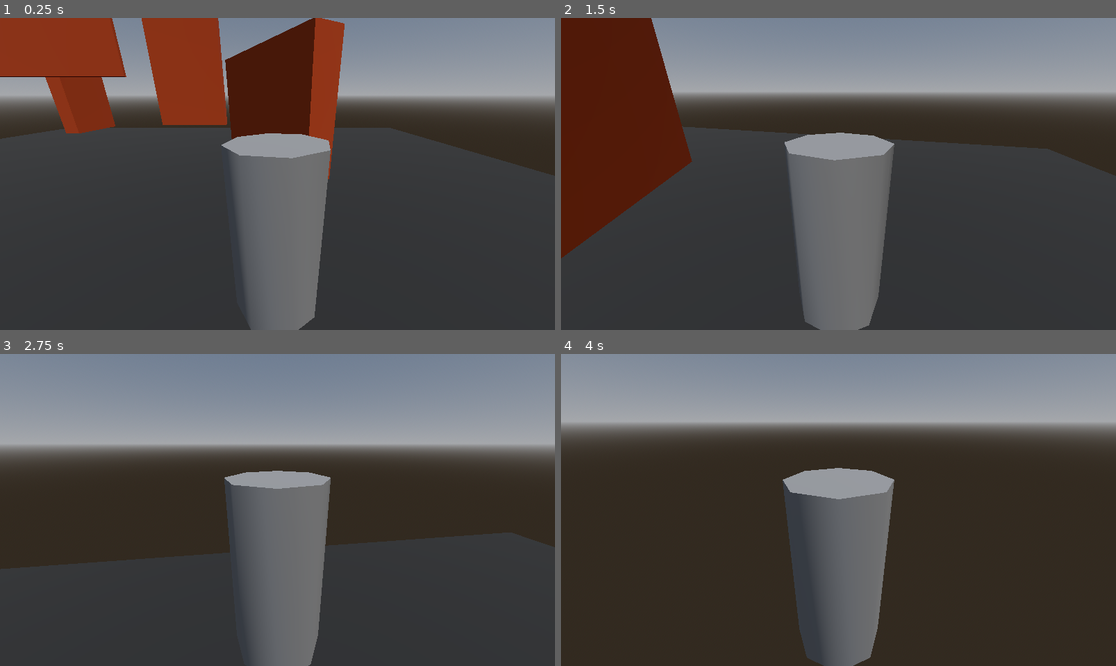
Above: before the commit, frames 1-4 (two rows, left to right).
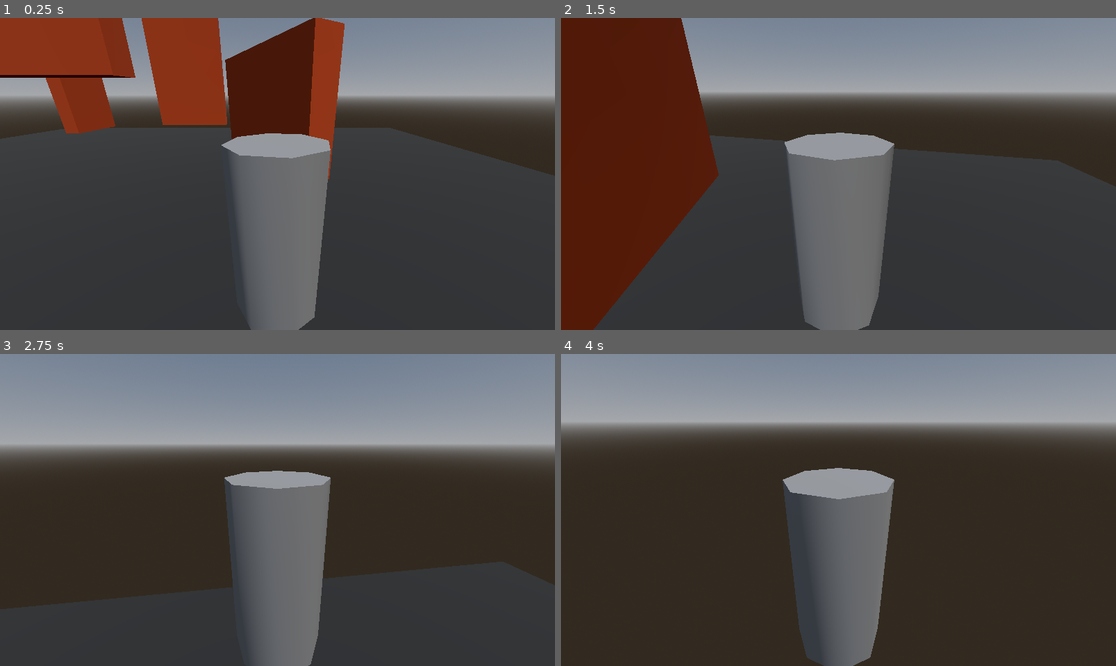
Above: after the commit, the same moments.

Repository: drakshruk/3d-test-project
Game: Godot game, scene res://scenes/main_scene.tscn
Same seed, same stepped clock (60 frames per second), same inputs: the game is played once before the commit and once after it.
Inputs (mouse positions are in pixels of both pictures, inside the frame that each line leads up to):
- Up to frame 1 (0.25 s): no input
- Up to frame 2 (1.5 s): tap Enter (ui_accept) at 0.5, 0.77, 1.07 s; move the mouse to (866, 174) at 0.52 s; hold Ctrl (sprint) 0.53-1.28 s; hold W (forward) from 0.53 s (still down); tap Shift (dash) at 0.6 s; click (866, 174) at 0.67 s; move the mouse to (810, 174) at 1.27 s; tap Ctrl (sprint) at 1.35 s
- Up to frame 3 (2.75 s): keep holding W (forward); tap Enter (ui_accept) at 1.52, 1.82, 2.3 s; tap E (stick_to_the_wall) at 1.55, 2.1 s; move the mouse to (288, 503) at 2.02 s
- Up to frame 4 (4 s): keep holding W (forward); move the mouse to (832, 516) at 2.77 s; tap Enter (ui_accept) at 2.85, 3.02, 3.32, 3.5, 3.77 s; click (832, 516) at 2.92 s; tap Shift (dash) at 3.05, 3.6 s; move the mouse to (877, 513) at 3.52 s; hold Ctrl (sprint) from 3.53 s (still down)

The runs differ from the first frame. In frame 1, 0.5% of the frame differs, in the area x 0-25%, y 0-20%; in frame 2, 9.9%, in the area x 0-100%, y 0-100%; in frame 3, 4.8%; in frame 4, less than 0.1%.

Commit message:
tweaked movement values a little, might feel better

Diff:
--- a/scenes/main_scene.tscn
+++ b/scenes/main_scene.tscn
@@ -1,7 +1,8 @@
-[gd_scene load_steps=14 format=3 uid="uid://c46xhcphyanjs"]
+[gd_scene load_steps=16 format=3 uid="uid://c46xhcphyanjs"]
 
 [ext_resource type="PackedScene" uid="uid://dkh5gq20djuhr" path="res://scenes/player.tscn" id="1_w2twt"]
 [ext_resource type="PackedScene" uid="uid://bblar6c1bs3sr" path="res://scenes/sticky_wall.tscn" id="3_7ykc4"]
+[ext_resource type="PackedScene" uid="uid://c0ocq4008msa3" path="res://scenes/killzone.tscn" id="3_pu3yx"]
 
 [sub_resource type="StandardMaterial3D" id="StandardMaterial3D_w2twt"]
 albedo_color = Color(0.15127608, 0.15127608, 0.15127608, 1)
@@ -44,7 +45,9 @@
 [sub_resource type="BoxMesh" id="BoxMesh_rt2n2"]
 resource_local_to_scene = true
 material = SubResource("StandardMaterial3D_5r5lr")
-size = Vector3(5, 7, 0.1)
+size = Vector3(5, 7, 1)
+
+[sub_resource type="WorldBoundaryShape3D" id="WorldBoundaryShape3D_gubc5"]
 
 [node name="main-scene" type="Node3D"]
 
@@ -55,8 +58,13 @@
 size = Vector3(28.351227, 0.6405029, 28.809875)
 
 [node name="player" parent="." instance=ExtResource("1_w2twt")]
+unique_name_in_owner = true
 transform = Transform3D(1, 0, 0, 0, 1, 0, 0, 0, 1, 2.6427672, 2.066558, -3.279591)
 jump_velocity = 6.0
+dash_duration = 0.3
+dash_cooldown = 0.5
+dash_gravity_multiplier = 0.8
+post_dash_gravity_multiplier = 0.5
 
 [node name="WorldEnvironment" type="WorldEnvironment" parent="."]
 environment = SubResource("Environment_pw63i")
@@ -104,3 +112,10 @@
 mesh = SubResource("BoxMesh_rt2n2")
 wall_width = 5.0
 wall_height = 7.0
+
+[node name="killzone" parent="." instance=ExtResource("3_pu3yx")]
+collision_mask = 7
+
+[node name="CollisionShape3D" type="CollisionShape3D" parent="killzone"]
+transform = Transform3D(1, 0, 0, 0, 1, 0, 0, 0, 1, 18.379372, -19.229164, 0)
+shape = SubResource("WorldBoundaryShape3D_gubc5")
--- a/scenes/player.tscn
+++ b/scenes/player.tscn
@@ -2,7 +2,9 @@
 
 [ext_resource type="Script" uid="uid://ms685kps75dw" path="res://scripts/player.gd" id="1_3vyb7"]
 
-[sub_resource type="CapsuleShape3D" id="CapsuleShape3D_3vyb7"]
+[sub_resource type="CylinderShape3D" id="CylinderShape3D_3vyb7"]
+height = 1.5582886
+radius = 0.41210938
 
 [node name="player" type="CharacterBody3D"]
 collision_layer = 2
@@ -16,7 +18,8 @@
 inertia_multiplier = 1.5
 
 [node name="CollisionShape3D" type="CollisionShape3D" parent="."]
-shape = SubResource("CapsuleShape3D_3vyb7")
+transform = Transform3D(1, 0, 0, 0, 1, 0, 0, 0, 1, 0, 0.0042419434, 0)
+shape = SubResource("CylinderShape3D_3vyb7")
 
 [node name="CameraPivot" type="Node3D" parent="."]
 unique_name_in_owner = true
--- a/scenes/stickable_wall.tscn
+++ /dev/null
@@ -1,20 +0,0 @@
-[gd_scene load_steps=4 format=3 uid="uid://b5yqto1tv1p21"]
-
-[sub_resource type="BoxShape3D" id="BoxShape3D_1jwb2"]
-
-[sub_resource type="StandardMaterial3D" id="StandardMaterial3D_1jwb2"]
-albedo_color = Color(0.7294118, 0.23921569, 0, 1)
-
-[sub_resource type="BoxMesh" id="BoxMesh_7p5wy"]
-material = SubResource("StandardMaterial3D_1jwb2")
-
-[node name="stickable-wall" type="Area3D"]
-collision_layer = 4
-collision_mask = 2
-
-[node name="CollisionShape3D" type="CollisionShape3D" parent="."]
-shape = SubResource("BoxShape3D_1jwb2")
-
-[node name="MeshInstance3D" type="MeshInstance3D" parent="CollisionShape3D"]
-mesh = SubResource("BoxMesh_7p5wy")
-skeleton = NodePath("../..")
--- a/scenes/sticky_wall.tscn
+++ b/scenes/sticky_wall.tscn
@@ -8,15 +8,15 @@
 [sub_resource type="BoxMesh" id="BoxMesh_uwdvs"]
 resource_local_to_scene = true
 material = SubResource("StandardMaterial3D_5r5lr")
-size = Vector3(1, 2, 0.1)
 
 [sub_resource type="BoxShape3D" id="BoxShape3D_3kibn"]
 resource_local_to_scene = true
-size = Vector3(1, 2, 0.1)
 
 [node name="sticky-wall" type="MeshInstance3D"]
 mesh = SubResource("BoxMesh_uwdvs")
 script = ExtResource("1_uwdvs")
+wall_height = 1.0
+wall_depth = 1.0
 
 [node name="StaticBody3D" type="StaticBody3D" parent="."]
 collision_layer = 4
--- a/scripts/player.gd
+++ b/scripts/player.gd
@@ -19,7 +19,6 @@
 @export var dash_gravity_multiplier: float = 2.5  # Increased gravity during dash
 @export var post_dash_gravity_multiplier: float = 1.8  # Temporary increased gravity after dash
 @export var post_dash_gravity_duration: float = 0.5  # How long the extra gravity lasts
-
 @export_range(0.0, 2.0) var inertia_multiplier: float = 0.5  # How much current velocity affects dash
 @export var can_dash_in_air: bool = true
 
@@ -73,6 +72,7 @@
 	if Input.is_action_just_pressed("dash") and dash_cooldown_timer <= 0:
 		if is_on_floor() or can_dash_in_air:
 			start_dash()
+
 func start_dash() -> void:
 	if is_dashing:
 		return
@@ -83,7 +83,7 @@
 
 	# Solution 2: Cancel some vertical velocity
 	if velocity.y > 0:  # Only cancel upward velocity
-		velocity.y *= 0.3
+		velocity.y *= 0.7
 
 	# Calculate dash direction based on camera forward
 	var camera_forward = -camera_pivot.global_transform.basis.z
@@ -111,8 +111,8 @@
 			# Start post-dash gravity period
 			post_dash_gravity_timer = post_dash_gravity_duration
 			# Optional: Preserve some dash momentum when dash ends
-			velocity.x *= 0.7
-			velocity.z *= 0.7
+			velocity.x *= 0.9
+			velocity.z *= 0.9
 	# Update cooldown timer
 	if dash_cooldown_timer > 0:
 		dash_cooldown_timer -= delta
@@ -129,17 +129,18 @@
 	var raycasts = [wall_raycast_left, wall_raycast_right, wall_raycast_front]
 	for raycast in raycasts:
 		if raycast.is_colliding():
-			print("colliding with %s", raycast)
 			is_sticking_to_wall = true
 			current_wall_normal = raycast.get_collision_normal()
 			velocity.y = 0
 			break
 
+## Releases the player from sticking to the wall
 func release_from_the_wall() -> void:
 	if is_sticking_to_wall:
 		is_sticking_to_wall = false
 		current_wall_normal = Vector3.ZERO
 
+## Processes gravity and jumping, modifies velocity depending on the current state(dashing,jumping, etc)
 func _handle_gravity_and_jump(delta: float) -> void:
 	if is_sticking_to_wall:
 		velocity.y -= wall_stick_gravity * delta
@@ -175,6 +176,7 @@
 		velocity.y = jump_velocity
 		is_jumping = true
 
+## Checks if any of the raycasts are colliding with a stickable wall
 func _is_any_raycast_colliding() -> bool:
 	return (wall_raycast_front.is_colliding() or
 			wall_raycast_left.is_colliding() or
@@ -191,7 +193,7 @@
 func _handle_character_rotation(delta: float) -> void:
 	character.rotation.y = lerp_angle(character.rotation.y, camera_pivot.rotation.y + PI, rotation_speed * delta)
 
-## Applies horizontal movement velocity based on input and sprint/walk state
+## Applies horizontal movement velocity based on input and sprint/stick-to-wall state
 func _apply_movement() -> void:
 	if is_dashing:
 		return
